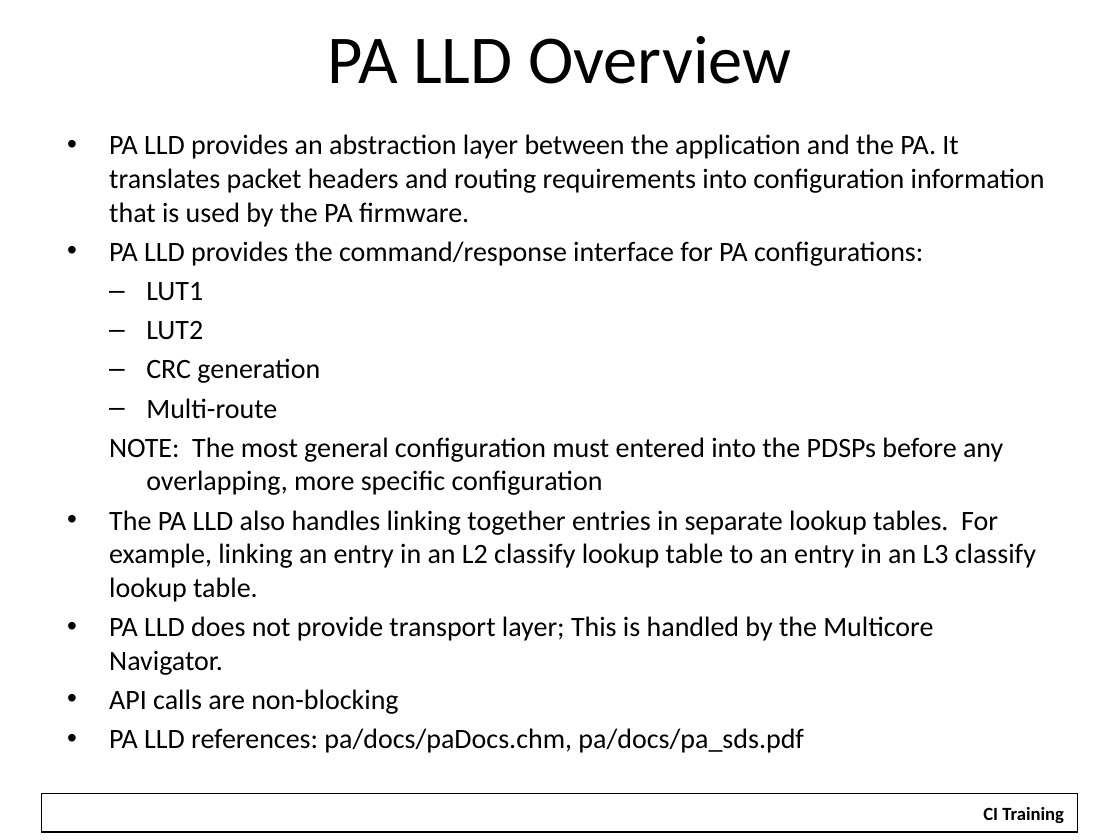
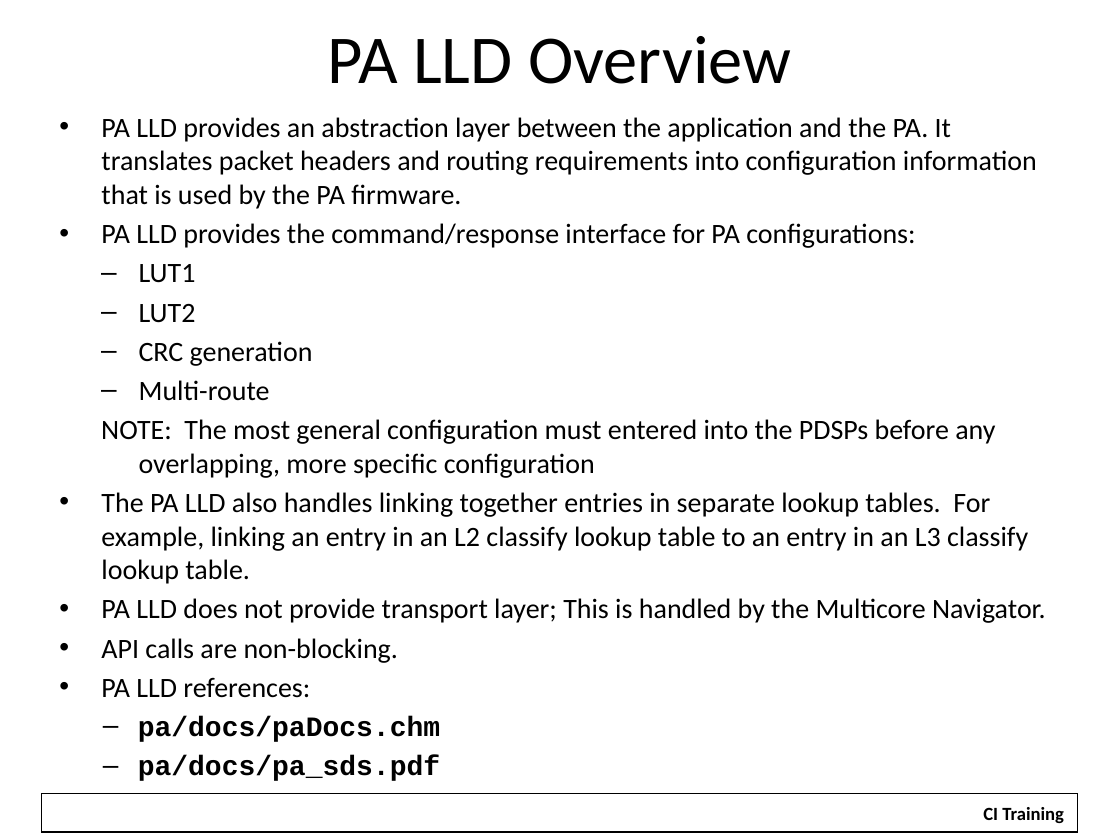
Before and after one commit to hari1989/keystone-workshop, a slide deck: slide 12 of slides/KeyStone NETCP PA.pptx (slide 10 before the commit). Drawn at 1120x840 pixels with LibreOffice and Linux fonts; fonts in the diff are those of the drawing; background and template pictures are left out. Boxes give left, top, right and bottom in pixels: in the first picture for what was removed or moved away, otherwise in the second. Text is boxed around its words. In the diff, an @@ line names an element or a change of style, - is before the commit and + after.

```diff
--- a/slides/KeyStone NETCP PA.pptx
+++ b/slides/KeyStone NETCP PA.pptx
@@ text "PA LLD provides an abstraction ...": place and size @@
-text "PA LLD provides an abstraction ..." at [109,134,1045,753]
+text "PA LLD provides an abstraction ..." at [101,117,1046,742]
@@ text at [101,638,440,742]: text changed @@
-• API calls are non-blocking
-• PA LLD references: pa/docs/paDocs.chm, pa/docs/pa_sds.pdf
+• API calls are non-blocking.
+• PA LLD references:
+  – pa/docs/paDocs.chm
+  – pa/docs/pa_sds.pdf
```
Also in this commit, not shown: 4 other slides changed, 11 slides added, 20 other files.
